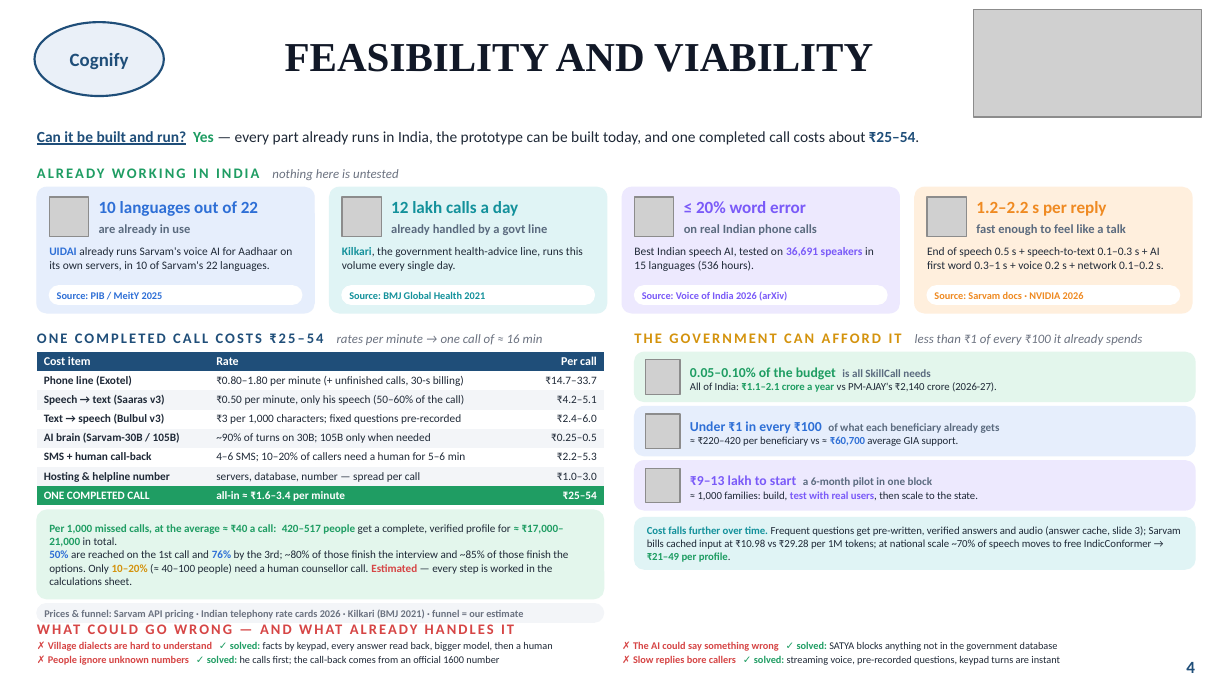
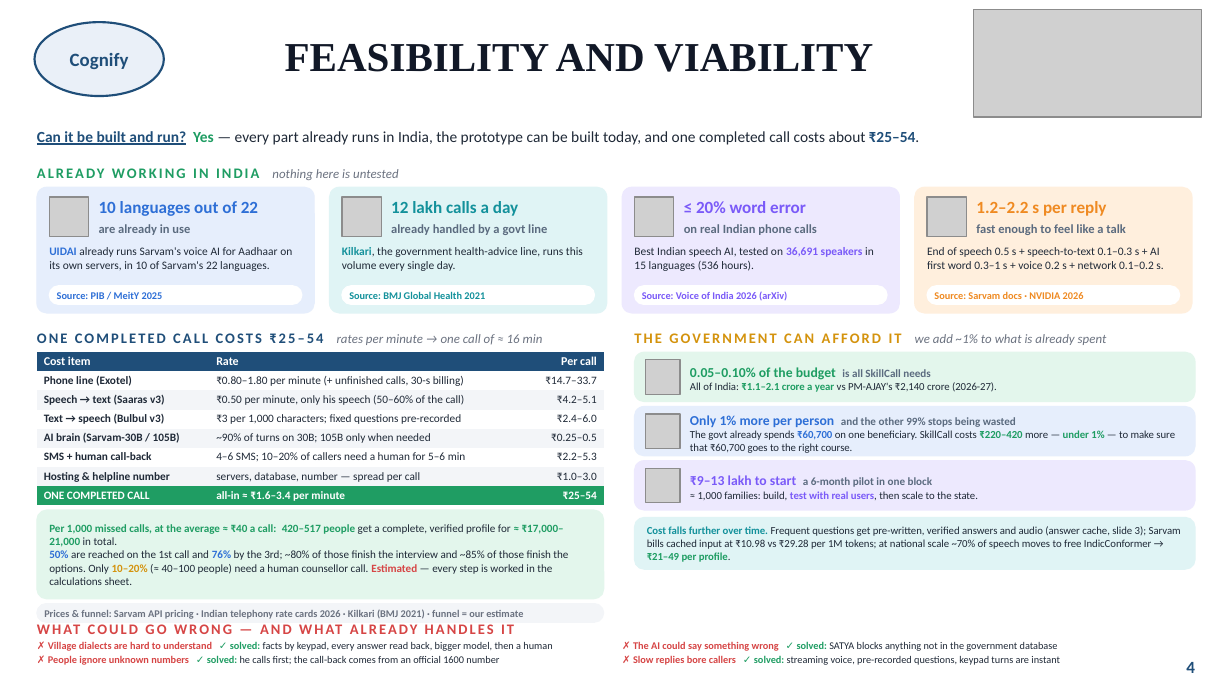
Before and after one commit to sakshamagrawalcode-cpu/indian-flag, a slide deck: slide 4 of sih-26097/SkillCall_SIH26097_Cognify.pptx. Drawn at 1232x693 pixels with LibreOffice and Linux fonts; fonts in the diff are those of the drawing; grey boxes stand for pictures. Boxes give left, top, right and bottom in pixels: in the first picture for what was removed or moved away, otherwise in the second. Text is boxed around its words. In the diff, an @@ line names an element or a change of style, - is before the commit and + after.

```diff
--- a/sih-26097/SkillCall_SIH26097_Cognify.pptx
+++ b/sih-26097/SkillCall_SIH26097_Cognify.pptx
@@ text at box(915, 334, 1107, 345): text changed @@
-THE GOVERNMENT CAN AFFORD IT less than ₹1 of every ₹100 it already spends
+THE GOVERNMENT CAN AFFORD IT we add ~1% to what is already spent
@@ text at box(690, 415, 1175, 453): text changed; bold off @@
-Under ₹1 in every ₹100 of what each beneficiary already gets
-≈ ₹220–420 per beneficiary vs ≈ ₹60,700 average GIA support.
+Only 1% more per person and the other 99% stops being wasted
+The govt already spends ₹60,700 on one beneficiary. SkillCall costs ₹220–420 more — under 1% — to make sure that ₹60,700 goes to the right course.
```
Also in this commit, not shown: 1 other file.
